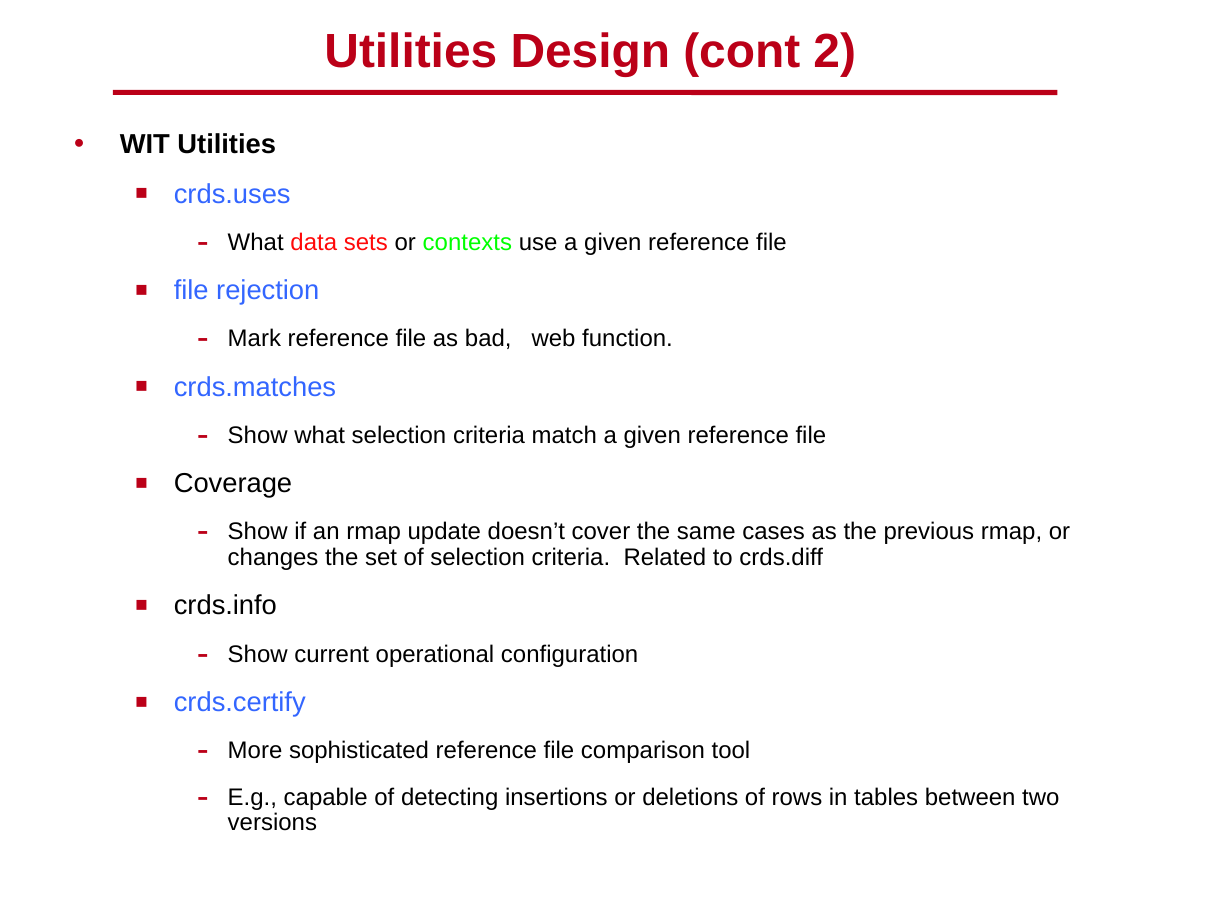
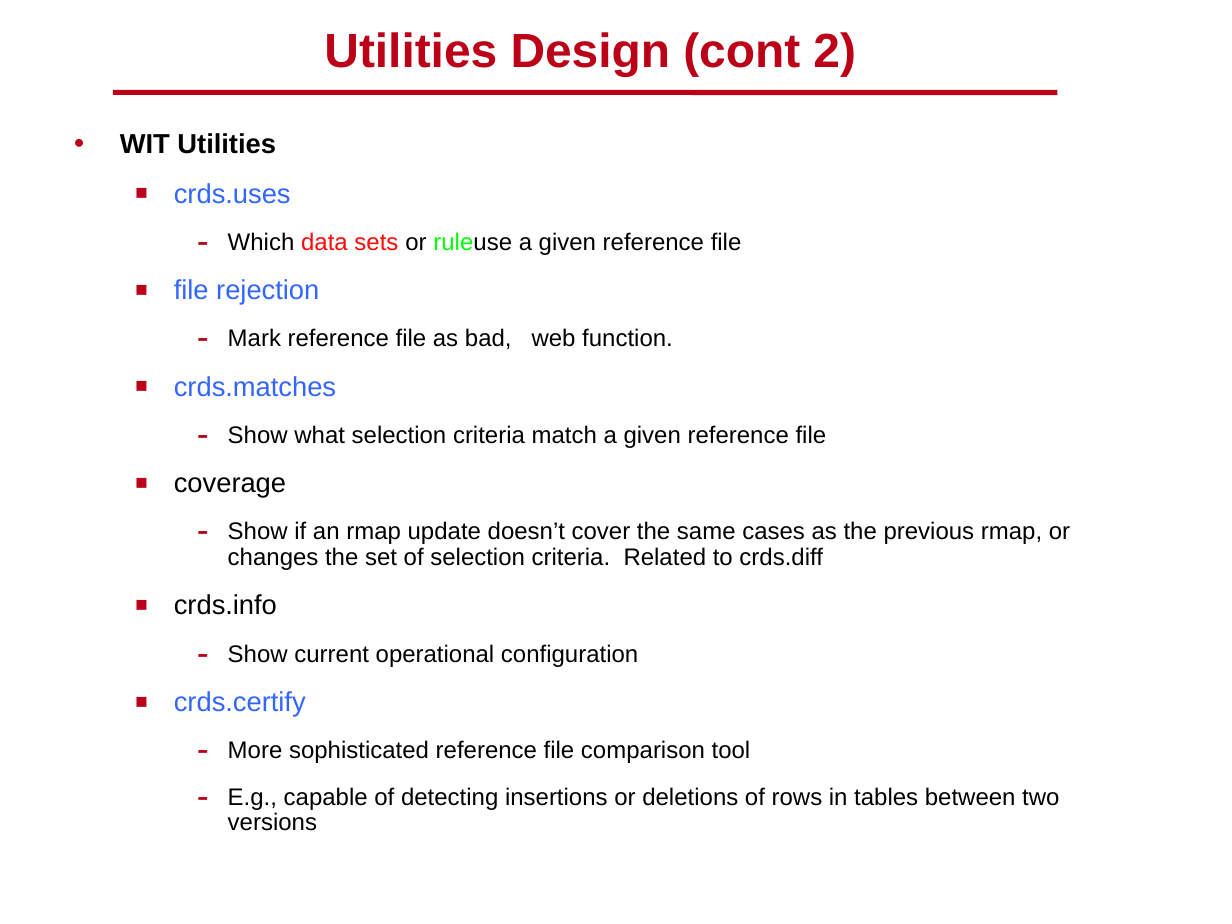
Before and after one commit to spacetelescope/crds, a slide deck: slide 38 of docs/DMS_SDR2_09_CRDS_final.pptx (slide 37 before the commit). Drawn at 1232x924 pixels with LibreOffice and Linux fonts; fonts in the diff are those of the drawing; background and template pictures are left out. Boxes give left, top, right and bottom in pixels: in the first picture for what was removed or moved away, otherwise in the second. Text is boxed around its words. In the diff, an @@ line names an element or a change of style, - is before the commit and + after.

```diff
--- a/docs/DMS_SDR2_09_CRDS_final.pptx
+++ b/docs/DMS_SDR2_09_CRDS_final.pptx
@@ text at (228, 232, 742, 255): text changed @@
-    – What data sets or contexts use a given reference file
+    – Which data sets or ruleuse a given reference file
@@ text at (174, 477, 286, 498): text changed @@
-  ■ Coverage
+  ■ coverage
```
Also in this commit, not shown: 10 other slides changed, 6 slides added, 5 slides removed.
